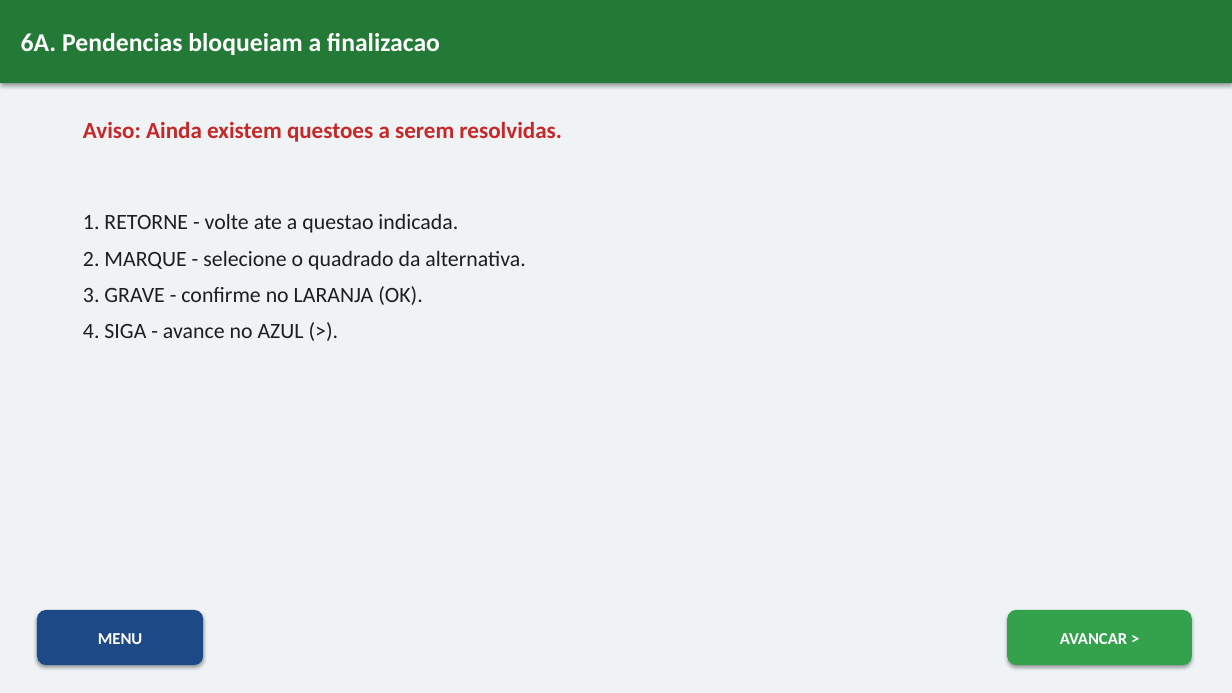
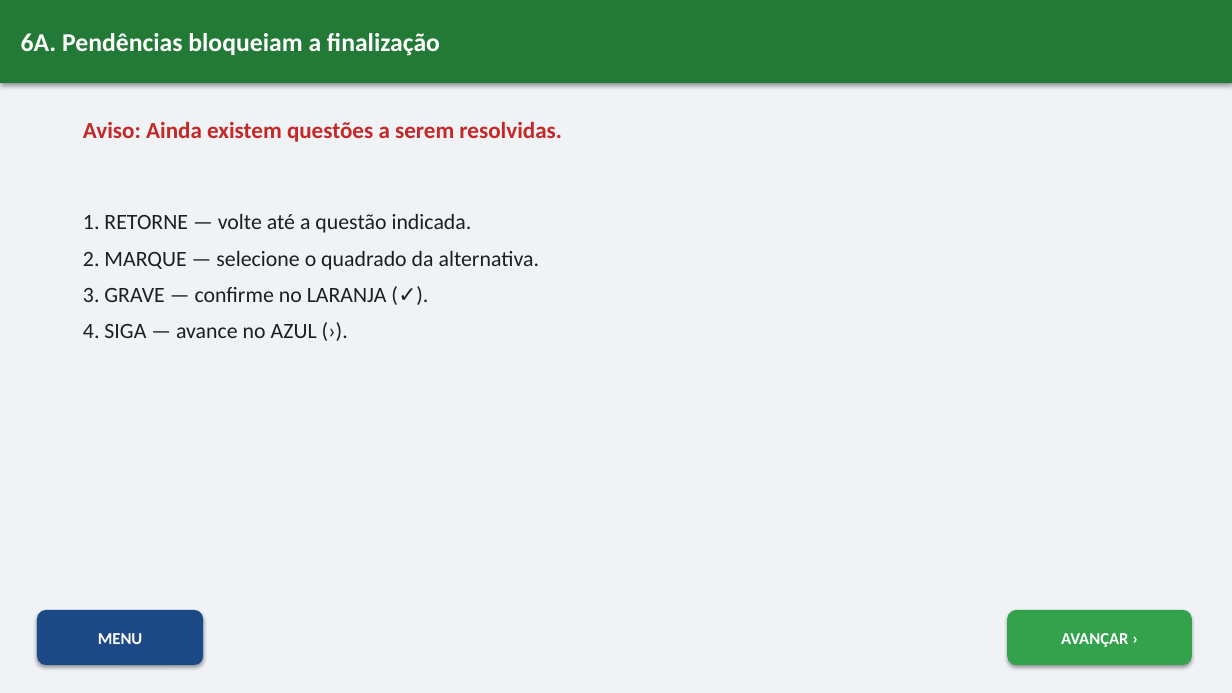
Before and after one commit to Geovane-Maia/Auto-Escola, a slide deck: slide 14 of Apresentacao-Interativa-ABCDETRAN.pptx. Drawn at 1232x693 pixels with LibreOffice and Linux fonts; fonts in the diff are those of the drawing. Boxes give left, top, right and bottom in pixels: in the first picture for what was removed or moved away, otherwise in the second. Text is boxed around its words. In the diff, an @@ line names an element or a change of style, - is before the commit and + after.

```diff
--- a/Apresentacao-Interativa-ABCDETRAN.pptx
+++ b/Apresentacao-Interativa-ABCDETRAN.pptx
@@ text in rectangle at [21,33,440,56]: text changed @@
-6A. Pendencias bloqueiam a finalizacao
+6A. Pendências bloqueiam a finalização
@@ text at [83,121,562,142]: text changed @@
-Aviso: Ainda existem questoes a serem resolvidas.
+Aviso: Ainda existem questões a serem resolvidas.
@@ text at [83,214,539,338]: text changed @@
-1. RETORNE - volte ate a questao indicada.
-2. MARQUE - selecione o quadrado da alternativa.
-3. GRAVE - confirme no LARANJA (OK).
-4. SIGA - avance no AZUL (>).
+1. RETORNE — volte até a questão indicada.
+2. MARQUE — selecione o quadrado da alternativa.
+3. GRAVE — confirme no LARANJA (✓).
+4. SIGA — avance no AZUL (›).
@@ text in rounded rectangle at [1061,633,1128,647]: text changed @@
-AVANCAR >
+AVANÇAR ›
```
Also in this commit, not shown: 15 other slides changed, 1 other file.
